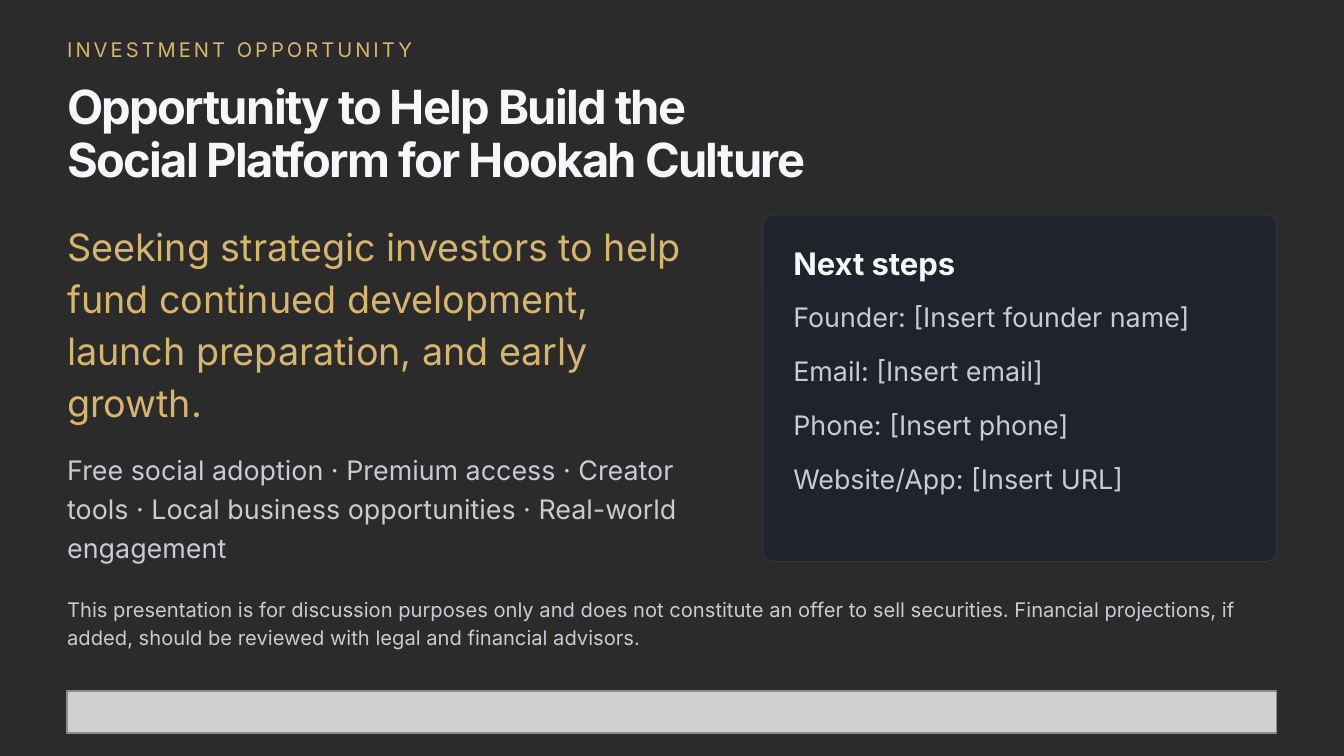
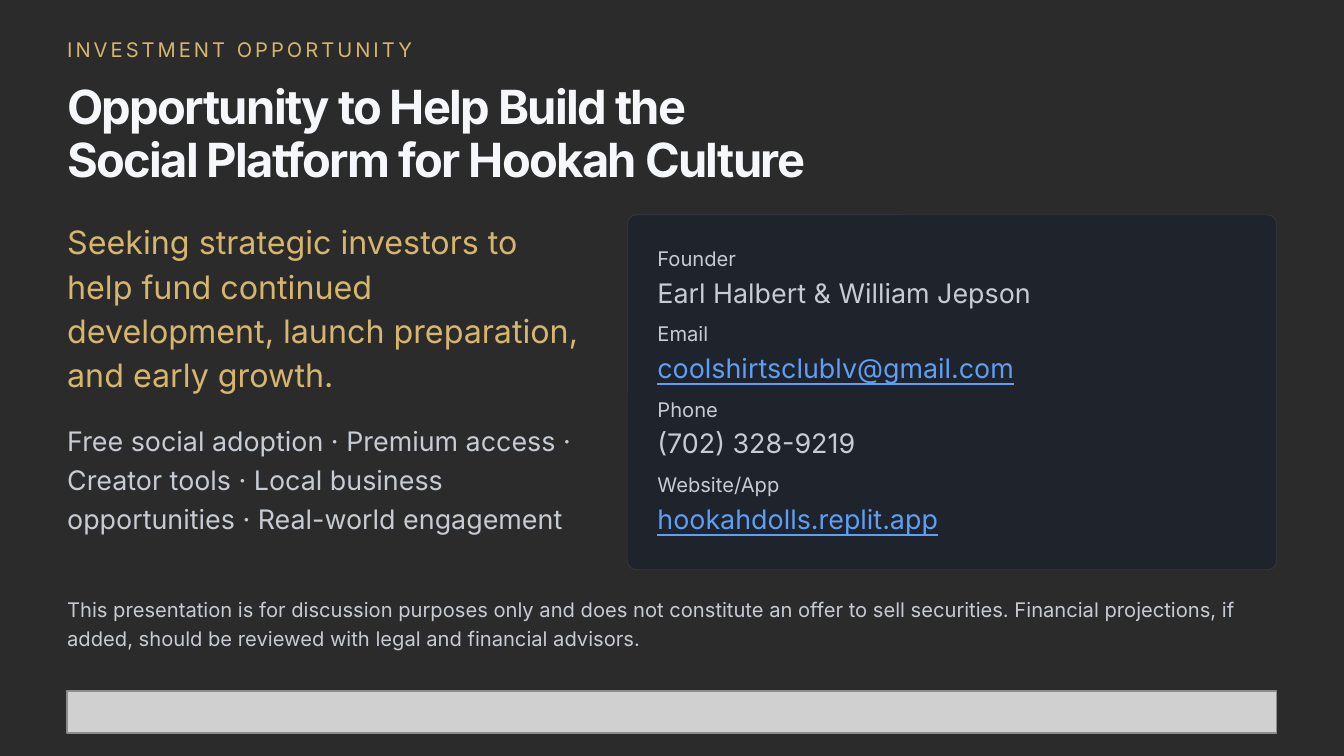
Before and after one commit to djmichaelmartin-cmd/Hookah-Buddys, a slide deck: slide 16 of artifacts/web/public/downloads/HookahBuddys-Investor-Pitch-Deck.pptx. Drawn at 1344x756 pixels with LibreOffice and Linux fonts; fonts in the diff are those of the drawing; grey boxes stand for pictures; background and template pictures are left out; a plain dark background stands for a picture behind light text. Boxes give left, top, right and bottom in pixels: in the first picture for what was removed or moved away, otherwise in the second. Text is boxed around its words. In the diff, an @@ line names an element or a change of style, - is before the commit and + after.

```diff
--- a/artifacts/web/public/downloads/HookahBuddys-Investor-Pitch-Deck.pptx
+++ b/artifacts/web/public/downloads/HookahBuddys-Investor-Pitch-Deck.pptx
@@ text at bbox=[67, 230, 578, 394]: text changed; size 20.2 to 17.3 pt @@
-Seeking strategic investors to help
-fund continued development,
-launch preparation, and early
-growth.
+Seeking strategic investors to
+help fund continued
+development, launch preparation,
+and early growth.
@@ rounded rectangle: place and size @@
-rounded rectangle at bbox=[763, 215, 1277, 562]
+rounded rectangle at bbox=[628, 215, 1277, 570]
@@ text added at bbox=[657, 251, 736, 266], 10.8 pt, text #C7CBD3 @@
+Founder
@@ text removed at bbox=[793, 252, 956, 282] @@
-Next steps
@@ text added at bbox=[657, 283, 1031, 308], 14.4 pt, text #C7CBD3 @@
+Earl Halbert & William Jepson
@@ text added at bbox=[657, 326, 708, 341], 10.8 pt, text #C7CBD3 @@
+Email
@@ text removed at bbox=[793, 305, 1190, 331] @@
-Founder: [Insert founder name]
@@ text added at bbox=[657, 358, 1013, 384], 14.4 pt, text #5E9FF5, underline @@
+coolshirtsclublv@gmail.com
@@ text removed at bbox=[793, 359, 1043, 385] @@
-Email: [Insert email]
@@ text added at bbox=[657, 402, 718, 417], 10.8 pt, text #C7CBD3 @@
+Phone
@@ text removed at bbox=[793, 413, 1068, 440] @@
-Phone: [Insert phone]
@@ text at bbox=[67, 431, 562, 534]: spaces changed @@
-Free social adoption · Premium access · Creator
-tools · Local business opportunities · Real-world
-engagement
+Free social adoption · Premium access ·
+Creator tools · Local business
+opportunities · Real-world engagement
@@ text added at bbox=[657, 431, 856, 456], 14.4 pt, text #C7CBD3 @@
+(702) 328-9219
@@ text at bbox=[657, 476, 779, 496]: text changed; size 14.4 to 10.8 pt @@
-Website/App: [Insert URL]
+Website/App
@@ text added at bbox=[657, 509, 938, 534], 14.4 pt, text #5E9FF5, underline @@
+hookahdolls.replit.app
```
Also in this commit, not shown: 2 other slides changed, 5 other files.
